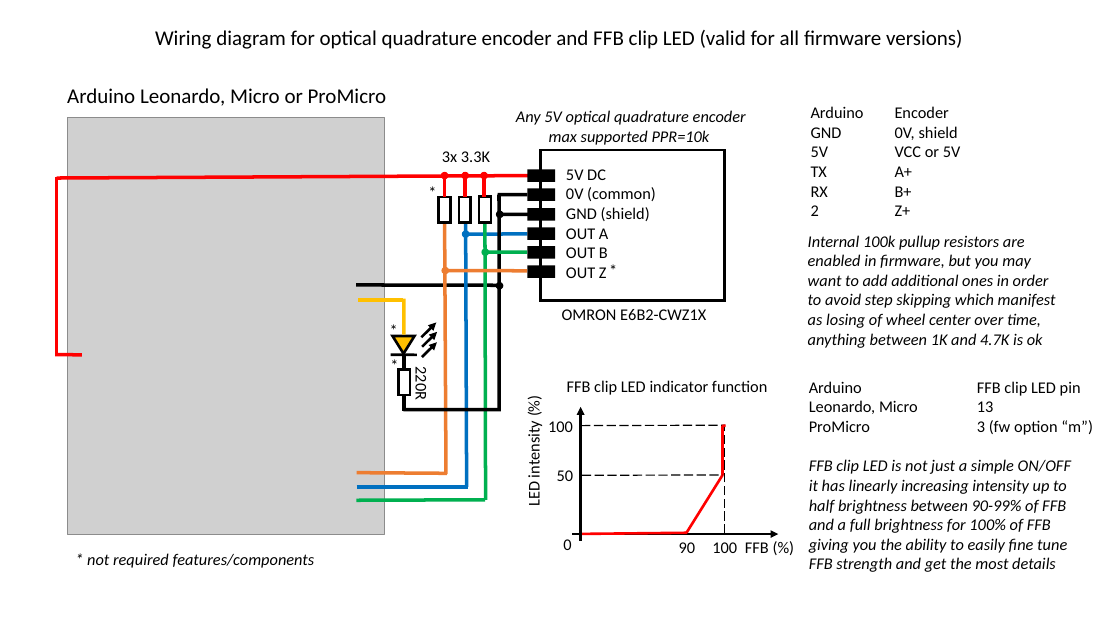
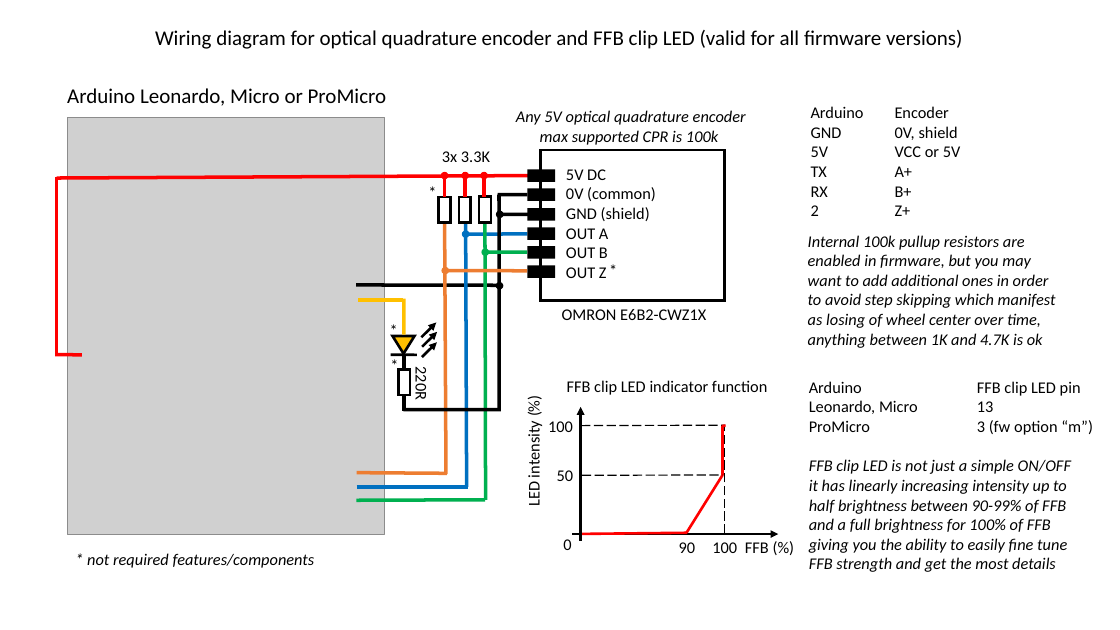
Before and after one commit to ranenbg/Arduino-FFB-wheel, a slide deck: slide 1 of brWheel_my/encoder_ffb_clip_led_wiring_diagram.pptx. Drawn at 1120x630 pixels with LibreOffice and Linux fonts; fonts in the diff are those of the drawing; grey boxes stand for pictures. Boxes give left, top, right and bottom in pixels: in the first picture for what was removed or moved away, otherwise in the second. Text is boxed around its words. In the diff, an @@ line names an element or a change of style, - is before the commit and + after.

```diff
--- a/brWheel_my/encoder_ffb_clip_led_wiring_diagram.pptx
+++ b/brWheel_my/encoder_ffb_clip_led_wiring_diagram.pptx
@@ text at (x1=540, y1=130, x2=718, y2=145): text changed @@
-max supported PPR=10k
+max supported CPR is 100k
```
Also in this commit, not shown: 25 other files.
